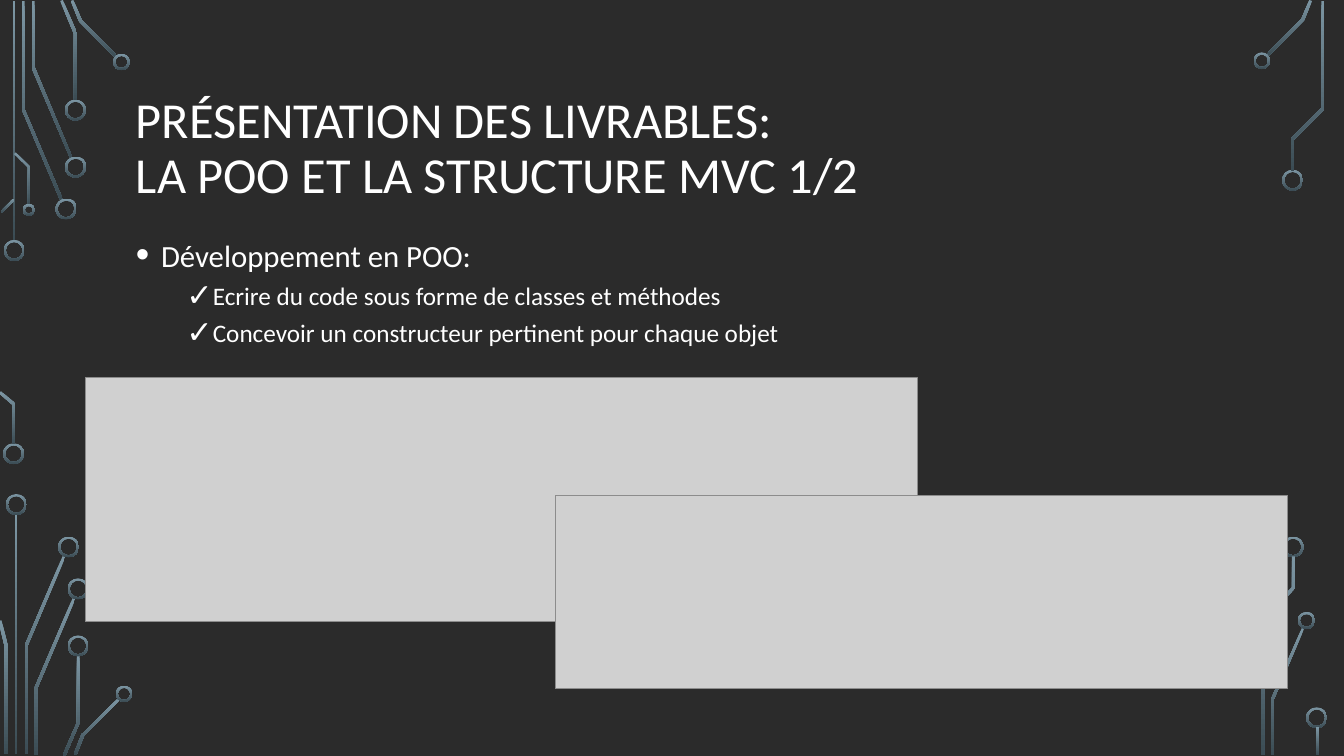
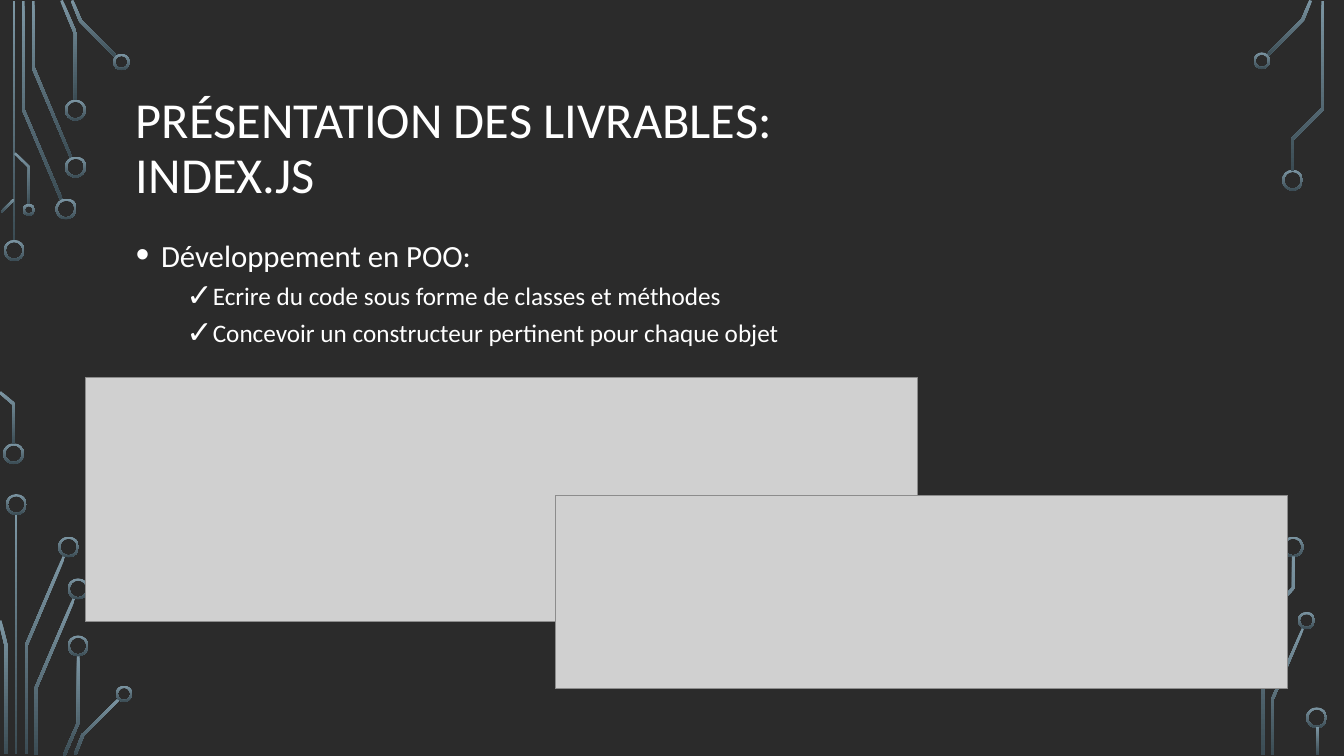
Before and after one commit to gmaOCR/TP6, a slide deck: slide 5 of TP6.odp. Drawn at 1344x756 pixels with LibreOffice and Linux fonts; fonts in the diff are those of the drawing; grey boxes stand for pictures; background and template pictures are left out; a plain dark background stands for a picture behind light text. Boxes give left, top, right and bottom in pixels: in the first picture for what was removed or moved away, otherwise in the second. Text is boxed around its words. In the diff, an @@ line names an element or a change of style, - is before the commit and + after.

```diff
--- a/TP6.odp
+++ b/TP6.odp
@@ title at box(136, 97, 772, 194): text changed @@
-PRÉSENTATION DES LIVRABLES:
-LA POO ET LA STRUCTURE MVC 1/2
+PRÉSENTATION DES LIVRABLES:
+INDEX.JS
```
Also in this commit, not shown: 3 other slides changed, 1 other file.
